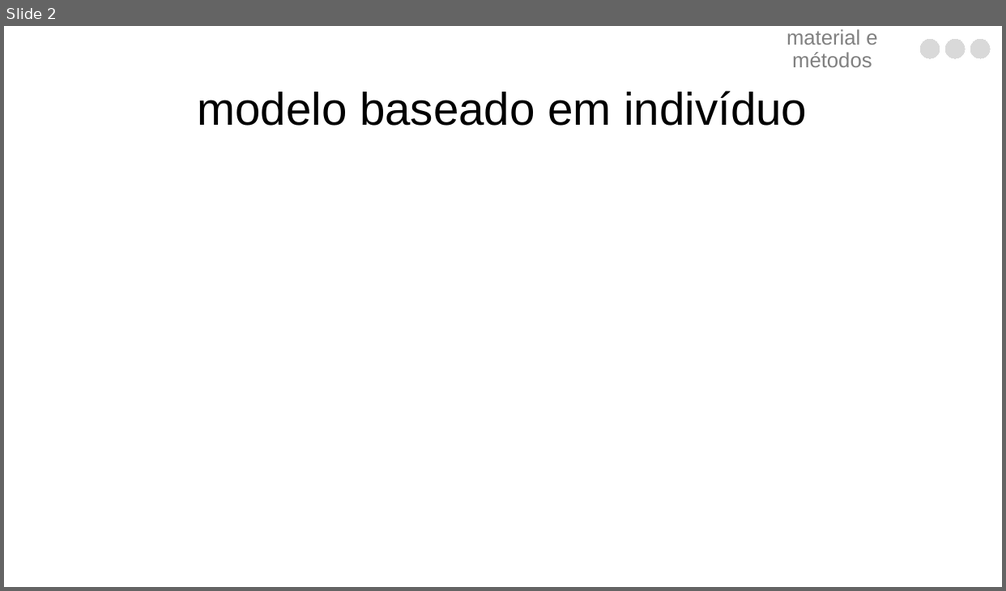
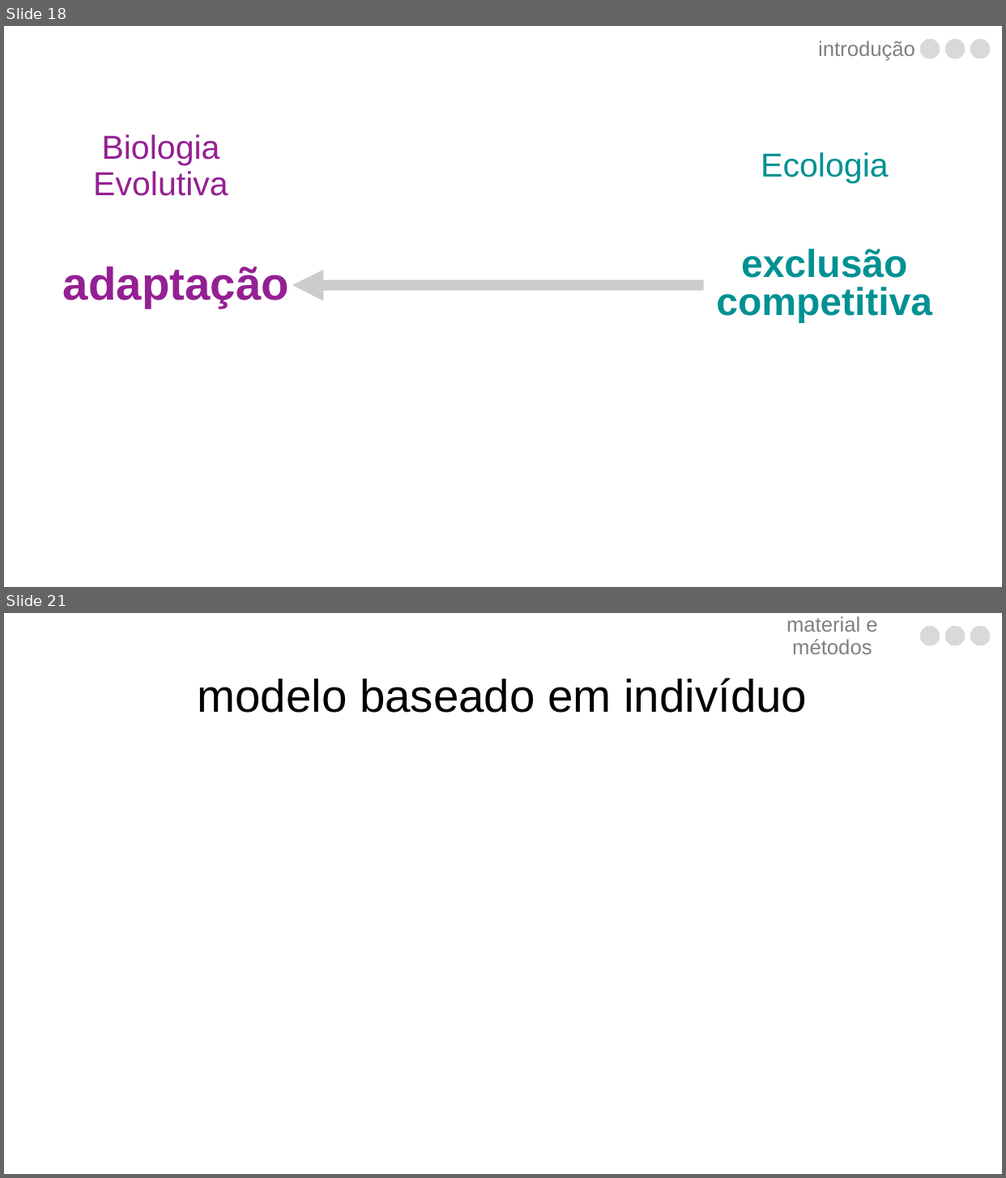
Before and after one commit to luisanovara/dissertacao, a slide deck: DEFESA.pptx. Shown one above the other, each under a label of ours: slide 2 before the commit, slides 18 and 21 after it; the slides between them are not shown. The pictures are 1006x591 and 1006x1178 pixels, drawn with LibreOffice and Linux fonts; fonts in the diff are those of the drawing. Boxes give left, top, right and bottom in pixels: in the first picture for what was removed or moved away, otherwise in the second. Text is boxed around its words. In the diff, an @@ line names an element or a change of style, - is before the commit and + after.

```diff
--- a/DEFESA.pptx
+++ b/DEFESA.pptx
@@ slide 18 added at [4, 26, 1002, 587], background #FFFFFF @@
@@ text added at [818, 41, 915, 61], 20 pt, text #808080 @@
+introdução
@@ freeform shape added at [920, 40, 940, 59], fill #D9D9D9, outline #D9D9D9 0 pt @@
@@ freeform shape added at [946, 40, 965, 59], fill #D9D9D9, outline #D9D9D9 0 pt @@
@@ freeform shape added at [970, 40, 990, 59], fill #D9D9D9, outline #D9D9D9 0 pt @@
@@ text added at [93, 135, 228, 196], 32 pt, text #942093 @@
+Biologia Evolutiva
@@ text added at [761, 152, 888, 184], 32 pt, text #009193 @@
+Ecologia
@@ text added at [63, 267, 289, 308], 44 pt, text #942093, bold @@
+adaptação
@@ text added at [716, 249, 932, 323], 37.4 pt, text #009193, bold @@
+exclusão competitiva
@@ arrow added from (704, 286) to (292, 286), #000000 10 pt @@
@@ what was slide 2 is now slide 21 @@
```
Also in this commit, not shown: 1 slide changed, 19 other slides added.
